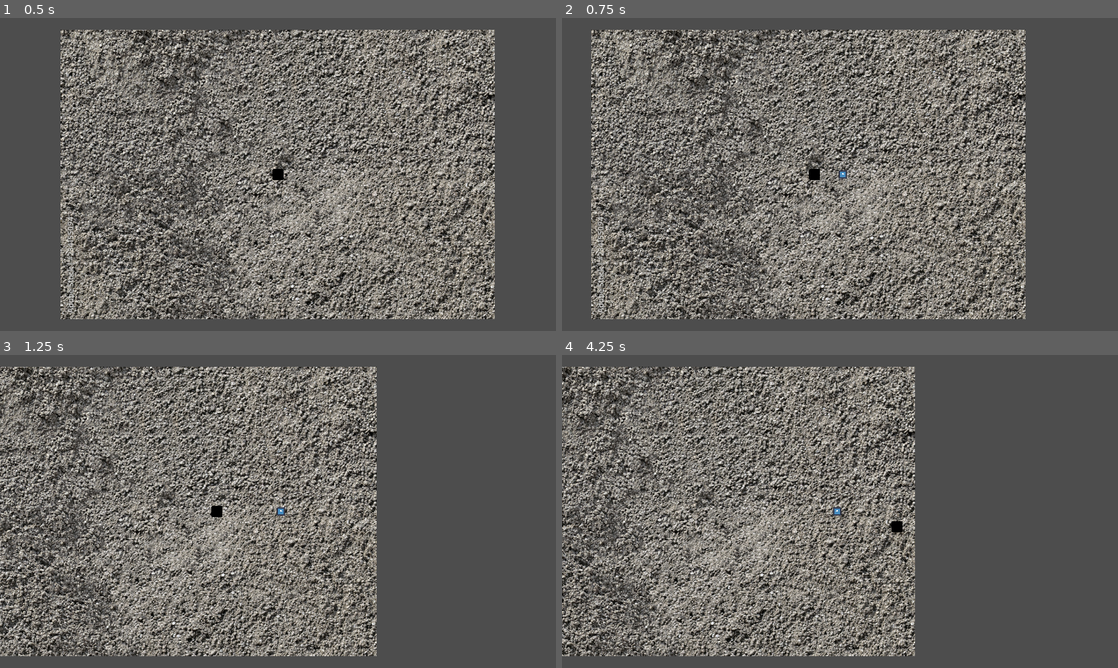
Above: before the commit, frames 1-4 (two rows, left to right).
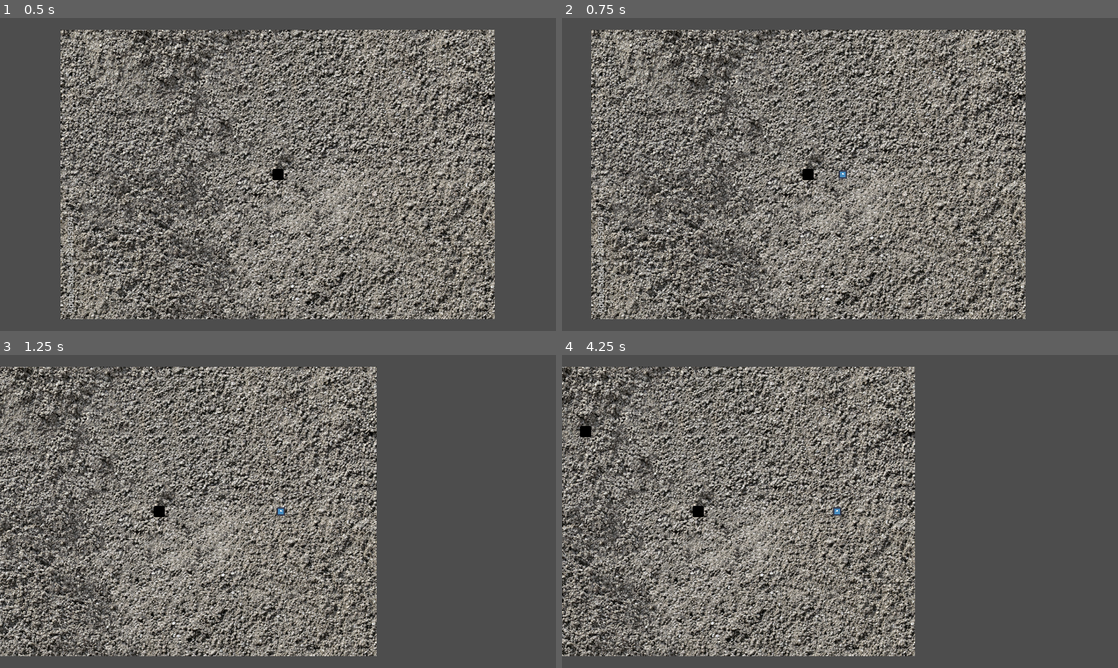
Above: after the commit, the same moments.

Repository: lokasc/rsPrototype
Game: Godot game, scene res://main.tscn
Two runs of this game, one before a commit and one after it. Both use one fixed random seed, a clock stepped at 60 frames per second and the inputs below. The engine's default icon, where the game draws it, is replaced by a stand-in: a white triangle on a blue panel in a dark square.
Inputs (mouse positions are in pixels of both pictures, inside the frame that each line leads up to):
- Up to frame 1 (0.5 s): no input
- Up to frame 2 (0.75 s): tap Enter at 0.5 s; move the mouse to (962, 158) at 0.52 s; hold D (right) from 0.53 s (still down); click (962, 158) at 0.6 s
- Up to frame 3 (1.25 s): keep holding D (right)
- Up to frame 4 (4.25 s): move the mouse to (728, 527) at 1.27 s; release D (right) at 1.28 s; hold S (down) 1.28-2.03 s; click (728, 527) at 1.35 s; move the mouse to (895, 442) at 2.02 s; hold D (right) 2.03-2.78 s; click (895, 442) at 2.1 s; move the mouse to (812, 574) at 2.77 s; hold W (up) 2.78-3.53 s; click (812, 574) at 2.85 s; move the mouse to (1006, 558) at 3.52 s; hold A (left) from 3.53 s (still down); click (1006, 558) at 3.6 s

Frame 1 is identical in both runs. In frame 2, less than 0.1% of the frame differs, in the area x 43-47%, y 48-52%; in frame 3, 0.1%; in frame 4, 0.2%, in the area x 3-62%, y 22-57%.
Error after the commit: Invalid access to property or key 'global_position' on a base object of type 'Nil'. (res://pest.gd:12)

Commit message:
Added Enemy spawning
- Added enemy spawner scene (add different enemy spawn info into the array to add enemy types)

- added spawn info (contains how different enemies spawn)

- Added enemy spawner to main

Diff:
--- /dev/null
+++ b/enemy_spawner.gd
@@ -0,0 +1,55 @@
+extends Node2D
+
+
+@export var spawns: Array[Spawn_info] = []
+
+@onready var player = get_tree().get_first_node_in_group("player") #will be changed in multiplayer
+
+@export var time = 0
+
+func _on_timer_timeout():
+	time += 1
+	var enemy_spawns = spawns
+	for info in enemy_spawns:
+		if (time >= info.time_start and time <= info.time_end) or info.time_end == -1:
+			if info.spawn_delay_counter < info.enemy_spawn_delay:
+				info.spawn_delay_counter += 1
+			else:
+				info.spawn_delay_counter = 0
+				var new_enemy = info.enemy
+				var counter = 0
+				while  counter < info.enemy_num:
+					var enemy_spawn = new_enemy.instantiate()
+					enemy_spawn.global_position = get_random_position()
+					add_child(enemy_spawn)
+					counter += 1
+
+func get_random_position(): #this code may change when in multiplayer
+	var vpr = get_viewport_rect().size * randf_range(1.1,1.4)
+
+	var top_left = Vector2(player.global_position.x - vpr.x/2, player.global_position.y - vpr.y/2)
+	var top_right = Vector2(player.global_position.x + vpr.x/2, player.global_position.y - vpr.y/2)
+	var bottom_left = Vector2(player.global_position.x - vpr.x/2, player.global_position.y + vpr.y/2)
+	var bottom_right = Vector2(player.global_position.x + vpr.x/2, player.global_position.y + vpr.y/2)
+
+	var pos_side = ["up","down","right","left"].pick_random()
+	var spawn_pos1 = Vector2.ZERO
+	var spawn_pos2 = Vector2.ZERO
+
+	match pos_side:
+		"up":
+			spawn_pos1 = top_left
+			spawn_pos2 = top_right
+		"down":
+			spawn_pos1 = bottom_left
+			spawn_pos2 = bottom_right
+		"right":
+			spawn_pos1 = top_right
+			spawn_pos2 = bottom_right
+		"left":
+			spawn_pos1 = top_left
+			spawn_pos2 = bottom_left
+
+	var x_spawn = randf_range(spawn_pos1.x, spawn_pos2.x)
+	var y_spawn = randf_range(spawn_pos1.y,spawn_pos2.y)
+	return Vector2(x_spawn,y_spawn)
--- /dev/null
+++ b/enemy_spawner.tscn
@@ -0,0 +1,11 @@
+[gd_scene load_steps=2 format=3 uid="uid://h4w7naqbhls5"]
+
+[ext_resource type="Script" path="res://enemy_spawner.gd" id="1_utdqr"]
+
+[node name="EnemySpawner" type="Node2D"]
+script = ExtResource("1_utdqr")
+
+[node name="Timer" type="Timer" parent="."]
+autostart = true
+
+[connection signal="timeout" from="Timer" to="." method="_on_timer_timeout"]
--- a/main.tscn
+++ b/main.tscn
@@ -1,10 +1,20 @@
-[gd_scene load_steps=6 format=3 uid="uid://wqvp4oaam0wu"]
+[gd_scene load_steps=9 format=3 uid="uid://wqvp4oaam0wu"]
 
 [ext_resource type="Script" path="res://game_manager.gd" id="1_sjyyx"]
 [ext_resource type="PackedScene" uid="uid://woyetkfsjr7p" path="res://level.tscn" id="2_aoe4x"]
 [ext_resource type="PackedScene" uid="uid://d0b8cqs24tfpe" path="res://camera.tscn" id="3_revoy"]
 [ext_resource type="PackedScene" uid="uid://cpkr32elxa7a8" path="res://pest.tscn" id="3_t01sq"]
 [ext_resource type="PackedScene" uid="uid://d3lp2sqrwyacp" path="res://player.tscn" id="4_c2y1a"]
+[ext_resource type="PackedScene" uid="uid://h4w7naqbhls5" path="res://enemy_spawner.tscn" id="6_4h0jv"]
+[ext_resource type="Script" path="res://spawn_info.gd" id="7_nfcco"]
+
+[sub_resource type="Resource" id="Resource_xhy3o"]
+script = ExtResource("7_nfcco")
+time_start = 0
+time_end = -1
+enemy = ExtResource("3_t01sq")
+enemy_num = 3
+enemy_spawn_delay = 2
 
 [node name="Main" type="Node2D"]
 script = ExtResource("1_sjyyx")
@@ -16,7 +26,9 @@
 [node name="Camera2D" parent="Level" instance=ExtResource("3_revoy")]
 target = NodePath("../Player")
 
-[node name="Player" parent="Level" instance=ExtResource("4_c2y1a")]
+[node name="Player" parent="Level" groups=["player"] instance=ExtResource("4_c2y1a")]
 
-[node name="Pest" parent="Level" node_paths=PackedStringArray("target") instance=ExtResource("3_t01sq")]
-target = NodePath("../Player")
+[node name="Pest" parent="Level" instance=ExtResource("3_t01sq")]
+
+[node name="EnemySpawner" parent="Level" instance=ExtResource("6_4h0jv")]
+spawns = Array[ExtResource("7_nfcco")]([SubResource("Resource_xhy3o")])
--- /dev/null
+++ b/spawn_info.gd
@@ -0,0 +1,18 @@
+extends Resource
+
+class_name Spawn_info
+
+##The time when the enemies spawning
+@export var time_start:int
+
+##The time when the enemies stop spawning
+@export var time_end:int
+
+##The scene containing the enemy
+@export var enemy:Resource
+
+##The amount of enemy spawned each time
+@export var enemy_num:int
+@export var enemy_spawn_delay:int
+
+var spawn_delay_counter = 0
